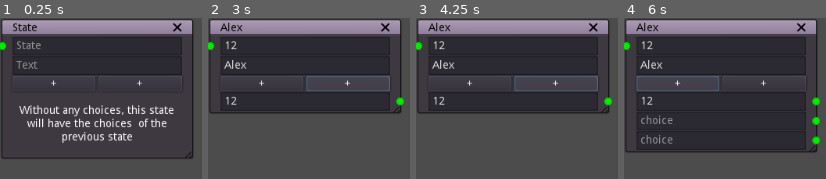
Above: before the commit, frames 1-4 (left to right).
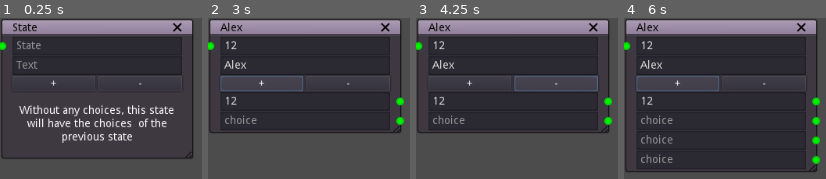
Above: after the commit, the same moments.

Repository: creikey/godot-dialog
Game: Godot game, scene res://StateGraphNode.tscn
The game is run twice, just before and just after one commit, with the same random seed, the same clock (stepped at 60 frames per second) and the same inputs. This scene is started directly instead of the project's main scene.
Inputs (mouse positions are in pixels of both pictures, inside the frame that each line leads up to):
- Up to frame 1 (0.25 s): no input
- Up to frame 2 (3 s): click (304, 45) at 0.52 s; type "12" at 0.6 s; click (304, 66) at 0.75 s; type "Alex" at 0.83 s; click "+" at 1.25 s; click (304, 101) at 2.02 s; type "12" at 2.1 s; click "+" at 2.75 s
- Up to frame 3 (4.25 s): click "+" (after the commit: "-") at 3.5 s
- Up to frame 4 (6 s): click "+" at 4.25 s; click "+" (after the commit: "-") at 5 s; click "+" at 5.75 s

The runs differ from the first frame. In frame 1, less than 0.1% of the frame differs, in the area x 67-71%, y 38-43%; in frame 2, 11%, in the area x 0-98%, y 36-72%; in frame 3, 9.8%; in frame 4, 9.8%.
Error in both runs: Invalid call. Nonexistent function 'disconnect_connected_to' in base 'Viewport'. (res://StateGraphNode.gd:109)

Commit message:
Add decrement symbol on decrement button

Diff:
--- a/editor/StateGraphNode.tscn
+++ b/editor/StateGraphNode.tscn
@@ -1,9 +1,9 @@
 [gd_scene load_steps=3 format=2]
 
-[ext_resource path="res://StateGraphNode.gd" type="Script" id=1]
-[ext_resource path="res://StateStubGraphNode.tscn" type="PackedScene" id=2]
+[ext_resource path="res://StateStubGraphNode.tscn" type="PackedScene" id=1]
+[ext_resource path="res://StateGraphNode.gd" type="Script" id=2]
 
-[node name="StateGraphNode" instance=ExtResource( 2 )]
+[node name="StateGraphNode" index="0" instance=ExtResource( 1 )]
 title = "State"
 slot/0/right_enabled = false
 slot/2/left_enabled = false
@@ -12,14 +12,18 @@
 slot/2/right_enabled = false
 slot/2/right_type = 0
 slot/2/right_color = Color( 1, 1, 1, 1 )
-script = ExtResource( 1 )
+script = ExtResource( 2 )
 is_stub = false
+
+[node name="TextLineEdit" parent="." index="1"]
+margin_top = 48.0
+margin_bottom = 72.0
 
 [node name="IncrementDecrement" type="HBoxContainer" parent="." index="2"]
 margin_left = 16.0
-margin_top = 74.0
+margin_top = 73.0
 margin_right = 233.0
-margin_bottom = 94.0
+margin_bottom = 93.0
 
 [node name="Increment" type="Button" parent="IncrementDecrement" index="0"]
 margin_right = 106.0
@@ -32,6 +36,6 @@
 margin_right = 217.0
 margin_bottom = 20.0
 size_flags_horizontal = 3
-text = "+"
+text = "-"
 [connection signal="pressed" from="IncrementDecrement/Increment" to="." method="_on_Increment_pressed"]
 [connection signal="pressed" from="IncrementDecrement/Decrement" to="." method="_on_Decrement_pressed"]
